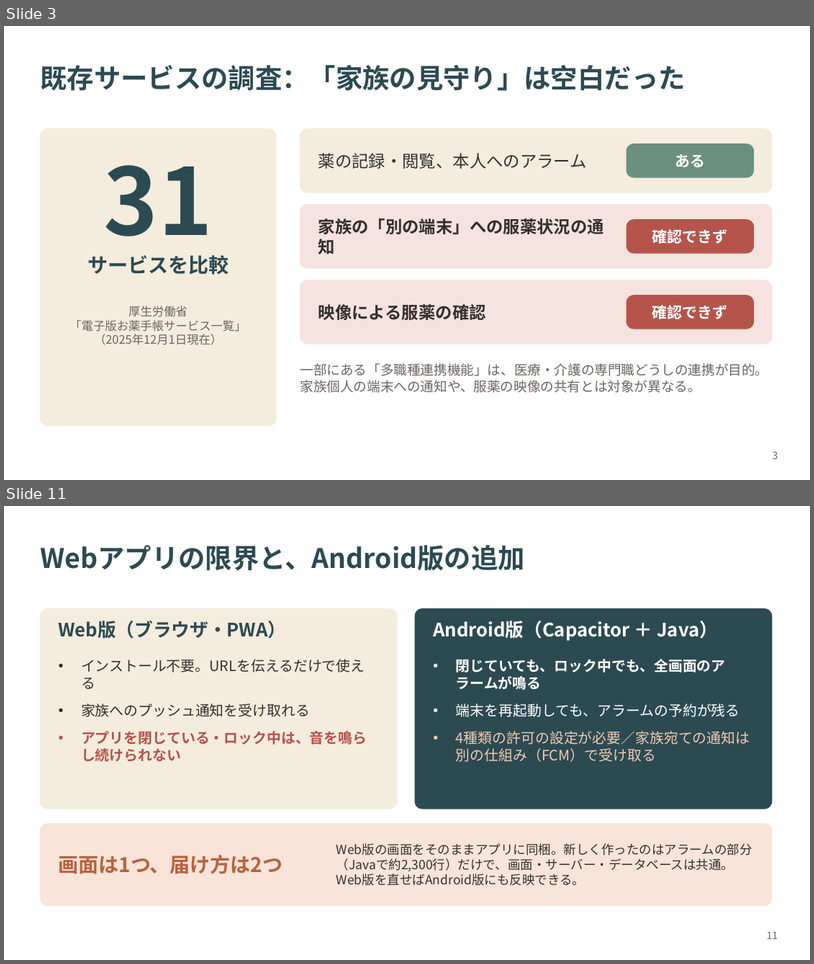
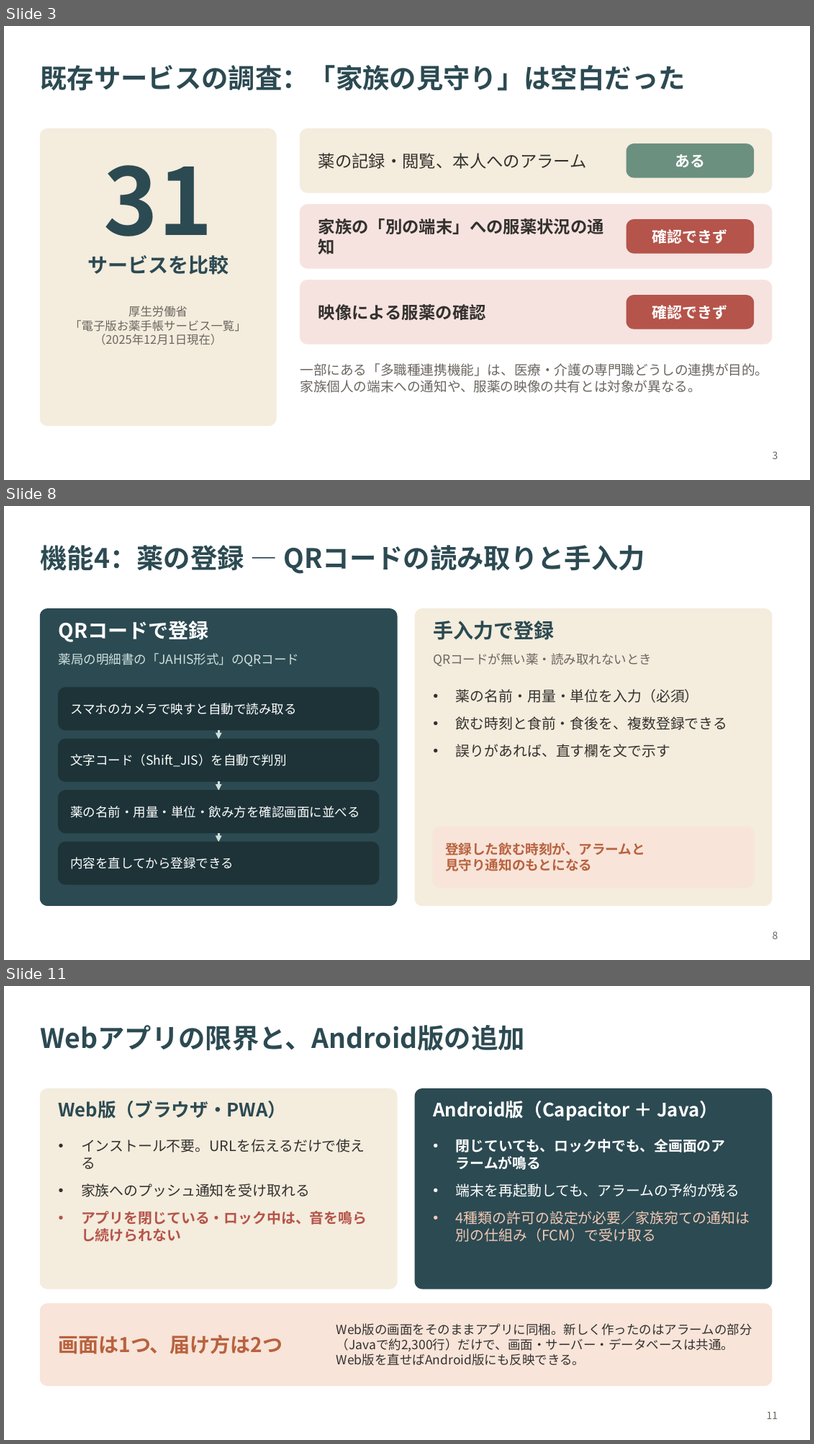
Before and after one commit to zono-NISHI/medi-watch, a slide deck: docs/卒論(参考資料)/最新の卒論、要旨、パワポ/2370354_西薗正彦_卒業論文発表.pptx. Shown one above the other, each under a label of ours: slides 3 and 11 before the commit, slides 3, 8 and 11 after it; the slides between them are not shown. The pictures are 814x964 and 814x1444 pixels, drawn with LibreOffice and Linux fonts; fonts in the diff are those of the drawing. Boxes give left, top, right and bottom in pixels: in the first picture for what was removed or moved away, otherwise in the second. Text is boxed around its words. In the diff, an @@ line names an element or a change of style, - is before the commit and + after.

```diff
--- a/docs/卒論(参考資料)/最新の卒論、要旨、パワポ/2370354_西薗正彦_卒業論文発表.pptx
+++ b/docs/卒論(参考資料)/最新の卒論、要旨、パワポ/2370354_西薗正彦_卒業論文発表.pptx
@@ slide 8 added at (4, 506, 810, 960), background #FFFFFF @@
@@ title added at (40, 545, 645, 574), 32 pt, text #2C4A52, bold @@
+機能4：薬の登録 ― QRコードの読み取りと手入力
@@ rounded rectangle added at (40, 609, 397, 906), fill #2C4A52, outline #2C4A52 1 pt @@
@@ rounded rectangle added at (415, 609, 772, 906), fill #F4ECDD, outline #F4ECDD 1 pt @@
@@ text added at (59, 620, 209, 642), 24 pt, text #FFFFFF, bold @@
+QRコードで登録
@@ text added at (433, 620, 554, 640), 24 pt, text #2C4A52, bold @@
+手入力で登録
@@ text added at (59, 653, 300, 666), 15 pt, text #CFE0DC @@
+薬局の明細書の「JAHIS形式」のQRコード
@@ text added at (433, 653, 652, 666), 15 pt, text #6B6660 @@
+QRコードが無い薬・読み取れないとき
@@ rounded rectangle added at (59, 687, 379, 730), fill #1D3338, outline #1D3338 1 pt @@
@@ text added at (456, 689, 728, 757), 17 pt, text #33312E @@
+• 薬の名前・用量・単位を入力（必須）
+• 飲む時刻と食前・食後を、複数登録できる
+• 誤りがあれば、直す欄を文で示す
@@ text added at (70, 703, 296, 715), 15 pt, text #FFFFFF @@
+スマホのカメラで映すと自動で読み取る
@@ rounded rectangle added at (59, 739, 379, 781), fill #1D3338, outline #1D3338 1 pt @@
@@ arrow added from (219, 730) to (219, 739), #CFE0DC 2.5 pt @@
@@ text added at (70, 754, 286, 767), 15 pt, text #FFFFFF @@
+文字コード（Shift_JIS）を自動で判別
@@ arrow added from (219, 781) to (219, 790), #CFE0DC 2.5 pt @@
@@ rounded rectangle added at (59, 790, 379, 833), fill #1D3338, outline #1D3338 1 pt @@
@@ text added at (70, 806, 360, 818), 15 pt, text #FFFFFF @@
+薬の名前・用量・単位・飲み方を確認画面に並べる
@@ rounded rectangle added at (434, 826, 754, 887), fill #F8E4D9, outline #F8E4D9 1 pt @@
@@ rounded rectangle added at (59, 842, 379, 884), fill #1D3338, outline #1D3338 1 pt @@
@@ arrow added from (219, 833) to (219, 842), #CFE0DC 2.5 pt @@
@@ text added at (445, 842, 646, 871), 16 pt, text #B8623E, bold @@
+登録した飲む時刻が、アラームと
+見守り通知のもとになる
@@ text added at (70, 857, 234, 869), 15 pt, text #FFFFFF @@
+内容を直してから登録できる
@@ page number added at (773, 931, 779, 939), 12 pt, text #6B6660 @@
+8
```
Also in this commit, not shown: 3 slides changed, 4 other slides added, 6 slides removed, 4 other files.
